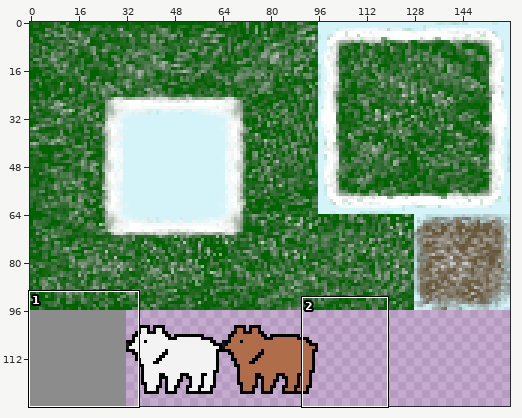
Sprite sheet: assets/textures/tundra-tile-map.png. Above: a wide view before the commit, with the close-up outlined.
Close-up. The starting point:
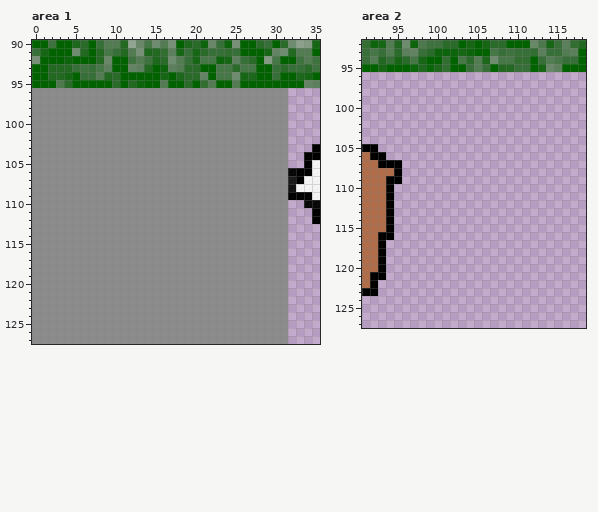
The file is 160x128 pixels. Pixels under 10% opacity are left out. Colours within 5 levels of each other are drawn and written as one. Shown: area 1: x 0..35, y 90..127; area 2: x 91..118, y 92..127.
Once edited:
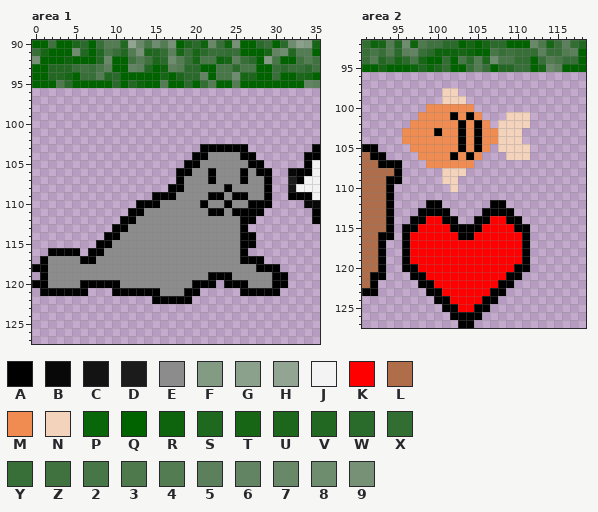
Palette (. is transparent): A #000000  B #080808  C #131313  D #1b1b1b  E #8c8c8c  F #839a83  G #8ca18c  H #92a592  J #f3f3f3  K #ff0000  L #af6d49  M #f08c51  N #f3d3bc  P #006300f3  Q #006300  R #0d640d  S #166616f3  T #166616  U #1c671c  V #226822  W #2a6a2a  X #326d32  Y #386f38  Z #407240  2 #477647  3 #4d794d  4 #537c53  5 #5c805c  6 #628462  7 #688868  8 #6e8c6e  9 #769176
The author wrote: Add proper heart and fish textures
Edits made:
Area 1:
y 96..102: x 0..31 EEEEEEEEEEEEEEEEEEEEEEEEEEEEEEEE -> ................................
y 103: x 0..31 EEEEEEEEEEEEEEEEEEEEEEEEEEEEEEEE -> .....................AAAAAA.....
y 104: x 0..21 EEEEEEEEEEEEEEEEEEEEEE -> ....................AA; x 26..31 EEEEEE -> AA....
y 105: x 0..20 EEEEEEEEEEEEEEEEEEEEE -> ...................AA; x 27..31 EEEEE -> AA...
y 106: x 0..19 EEEEEEEEEEEEEEEEEEEE -> ..................AA; x 22 E -> A; x 26 E -> A; x 28..31 EEEE -> AA..
y 107: x 0..18 EEEEEEEEEEEEEEEEEEE -> ..................A; x 22 E -> A; x 26 E -> A; x 29..31 EEE -> A..
y 108: x 0..18 EEEEEEEEEEEEEEEEEEE -> .................AA; x 24 E -> A; x 29..31 EEE -> A..
y 109: x 0..17 EEEEEEEEEEEEEEEEEE -> ...............AAA; x 22..23 EE -> AA; x 25..26 EE -> AA; x 29..31 EEE -> A..
y 110: x 0..15 EEEEEEEEEEEEEEEE -> .............AAA; x 21 E -> A; x 24 E -> A; x 27..31 EEEEE -> AAA..
y 111: x 0..13 EEEEEEEEEEEEEE -> ............AA; x 22..23 EE -> AA; x 25..31 EEEEEEE -> AAAA...
y 112: x 0..12 EEEEEEEEEEEEE -> ...........AA; x 26..31 EEEEEE -> AA....
y 113: x 0..11 EEEEEEEEEEEE -> ..........AA; x 26..31 EEEEEE -> A.....
y 114: x 0..10 EEEEEEEEEEE -> .........AA; x 26..31 EEEEEE -> AA....
y 115: x 0..9 EEEEEEEEEE -> ........AA; x 26..31 EEEEEE -> AA....
y 116: x 0..8 EEEEEEEEE -> ..AAAA.AA; x 26..31 EEEEEE -> A.....
y 117: x 0..1 EE -> .A; x 6..7 EE -> AA; x 26..31 EEEEEE -> AAA...
y 118: x 0..1 EE -> AA; x 28..31 EEEE -> AAA.
y 119: x 0..1 EE -> .A; x 22..24 EEE -> AAA; x 30..31 EE -> AA
y 120: x 0..1 EE -> AA; x 6..10 EEEEE -> AAAAA; x 20..26 EEEEEEE -> AAA.AAA; x 30..31 EE -> AA
y 121: x 0..15 EEEEEEEEEEEEEEEE -> .AAAAAA...AAAAAA; x 19..31 EEEEEEEEEEEEE -> AA.....AAAAA.
y 122: x 0..31 EEEEEEEEEEEEEEEEEEEEEEEEEEEEEEEE -> ...............AAAAA............
y 123..127: x 0..31 EEEEEEEEEEEEEEEEEEEEEEEEEEEEEEEE -> ................................
Area 2:
y 98: x 101..102 .. -> NN
y 99: x 101..103 ... -> NNN
y 100: x 99..104 ...... -> MMMMMM
y 101: x 98..105 ........ -> MMMMAMAM; x 109..111 ... -> NNN
y 102: x 97..106 .......... -> MMMMMMAMAM; x 108..111 .... -> NNNN
y 103: x 96..110 ............... -> MMMMAMMAMAMMNNN
y 104: x 96..110 ............... -> MMMMMMMAMAMMNNN
y 105: x 97..106 .......... -> MMMMMMAMAM; x 108..111 .... -> NNNN
y 106: x 98..105 ........ -> MMMMAMAM; x 109..111 ... -> NNN
y 107: x 99..104 ...... -> MMMMMM
y 108: x 101..103 ... -> NNN
y 109: x 101..102 .. -> NN
y 110: x 102 . -> N
y 112: x 99..100 .. -> AA; x 107..108 .. -> AA
y 113: x 98..101 .... -> AAAA; x 106..109 .... -> AAAA
y 114: x 97..102 ...... -> AAKKAA; x 105..110 ...... -> AAKKAA
y 115: x 96..111 ................ -> AAKKKKAAAAKKKKAA
y 116: x 96..111 ................ -> AKKKKKKAAKKKKKKA
y 117..119: x 96..111 ................ -> AKKKKKKKKKKKKKKA
y 120: x 96..111 ................ -> AAKKKKKKKKKKKKAA
y 121: x 97..110 .............. -> AAKKKKKKKKKKAA
y 122: x 98..109 ............ -> AAKKKKKKKKAA
y 123: x 99..108 .......... -> AAKKKKKKAA
y 124: x 100..107 ........ -> AAKKKKAA
y 125: x 101..106 ...... -> AAKKAA
y 126: x 102..105 .... -> AAAA
y 127: x 103..104 .. -> AA
